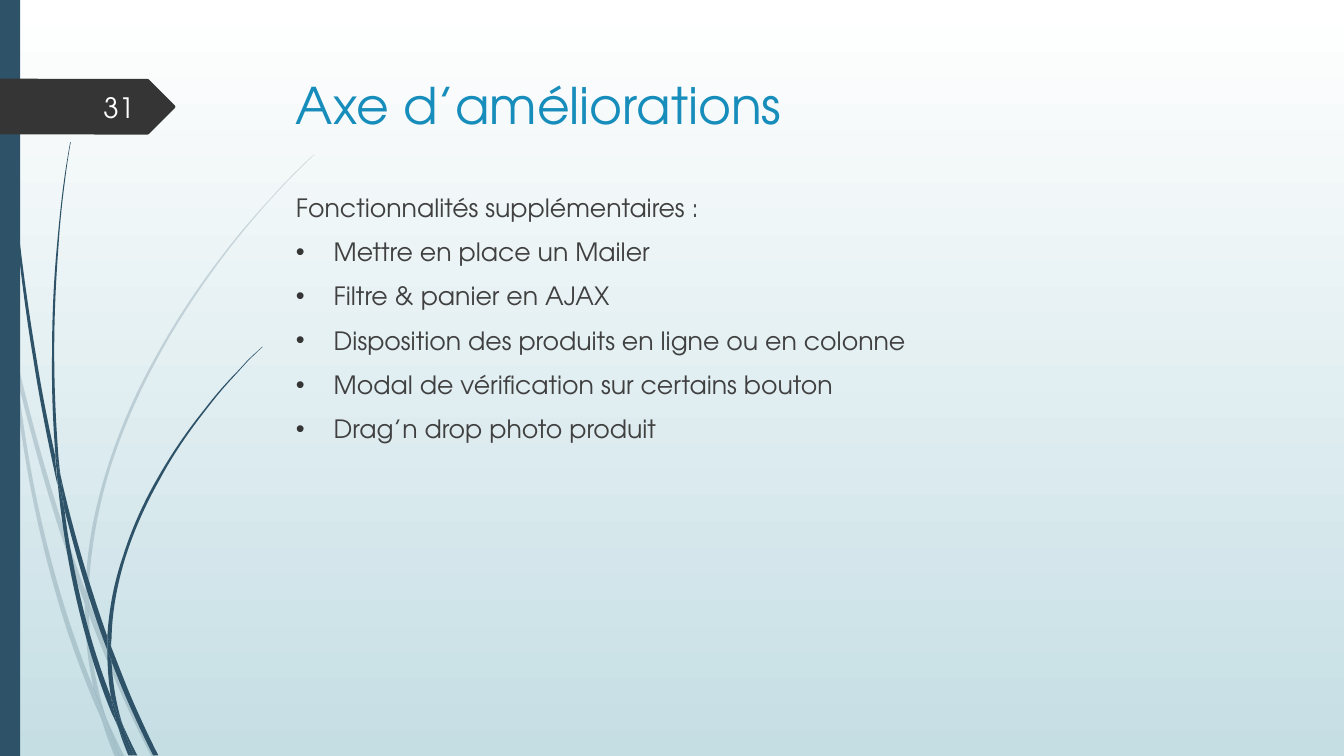
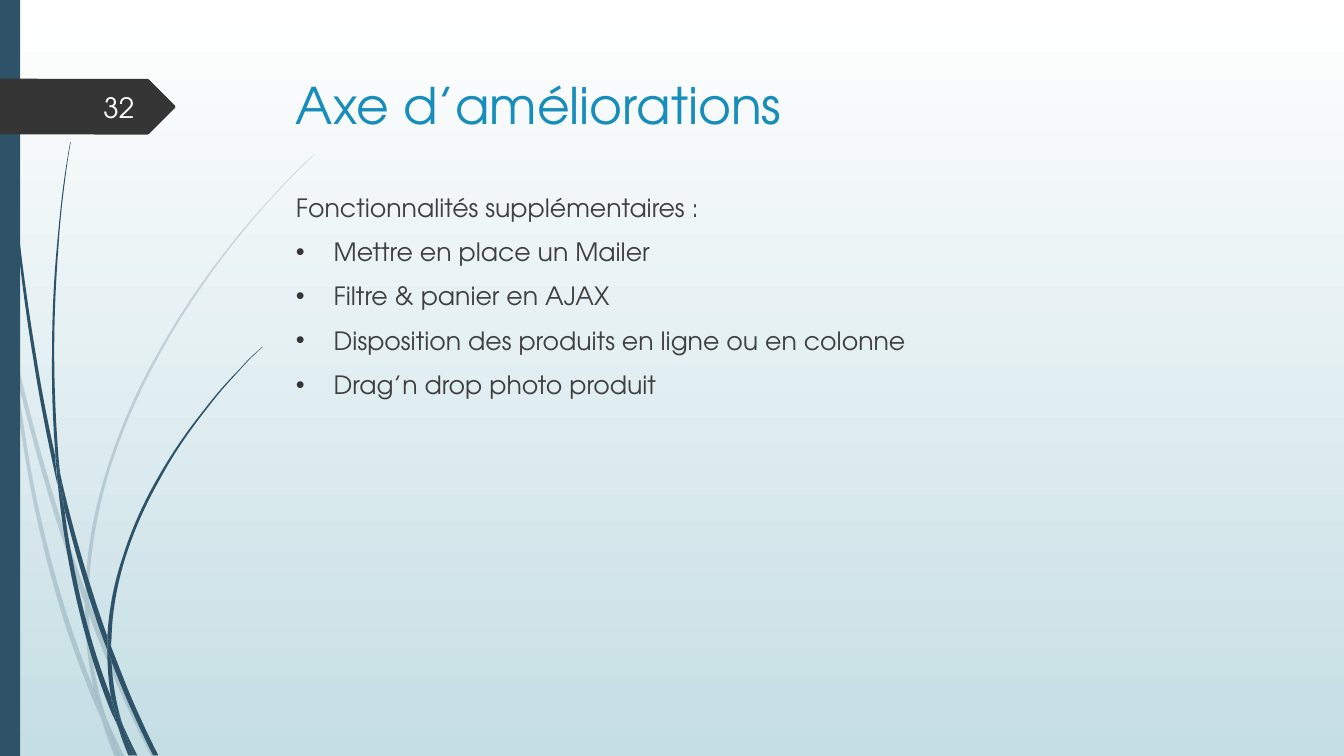
Before and after one commit to LisaF0/projet, a slide deck: slide 32 of aDoc/Projet boutique en ligne.pptx (slide 31 before the commit). Drawn at 1344x756 pixels with LibreOffice and Linux fonts; fonts in the diff are those of the drawing. Boxes give left, top, right and bottom in pixels: in the first picture for what was removed or moved away, otherwise in the second. Text is boxed around its words. In the diff, an @@ line names an element or a change of style, - is before the commit and + after.

```diff
--- a/aDoc/Projet boutique en ligne.pptx
+++ b/aDoc/Projet boutique en ligne.pptx
@@ page number at [103,97,134,119]: text changed @@
-31
+32
@@ text at [334,375,833,395]: paragraph removed @@
-• Modal de vérification sur certains bouton
```
Also in this commit, not shown: 17 other slides changed, 2 slides added, 1 slide removed, 8 other files.
